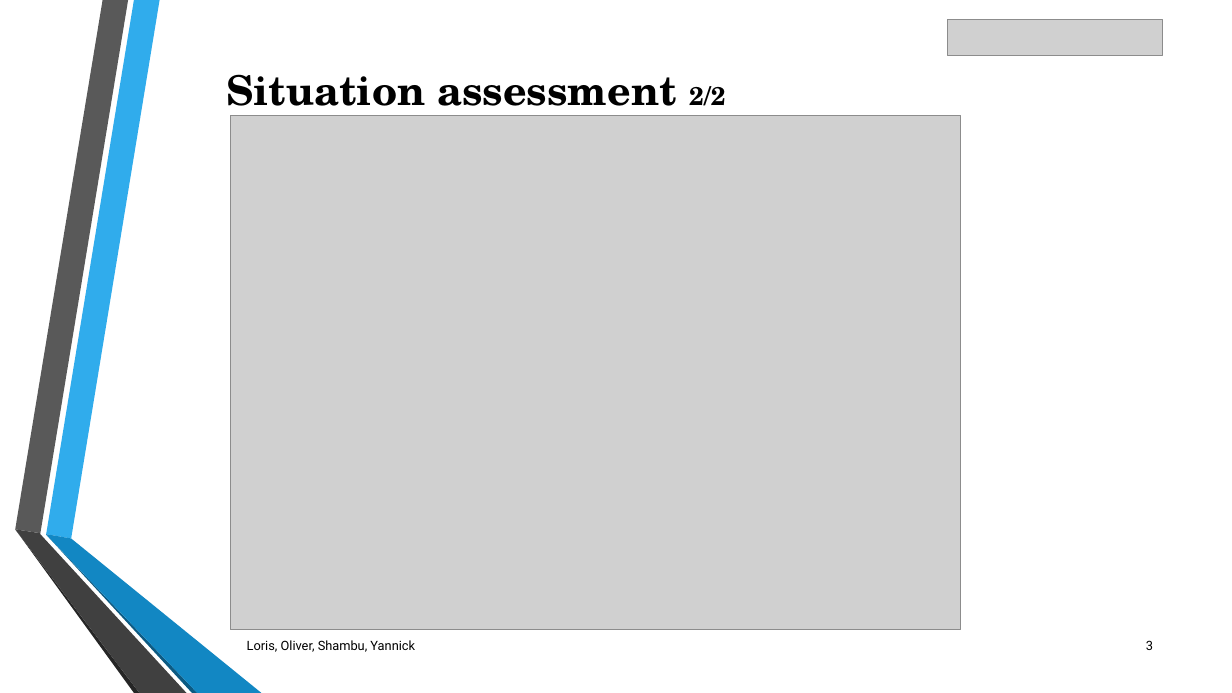
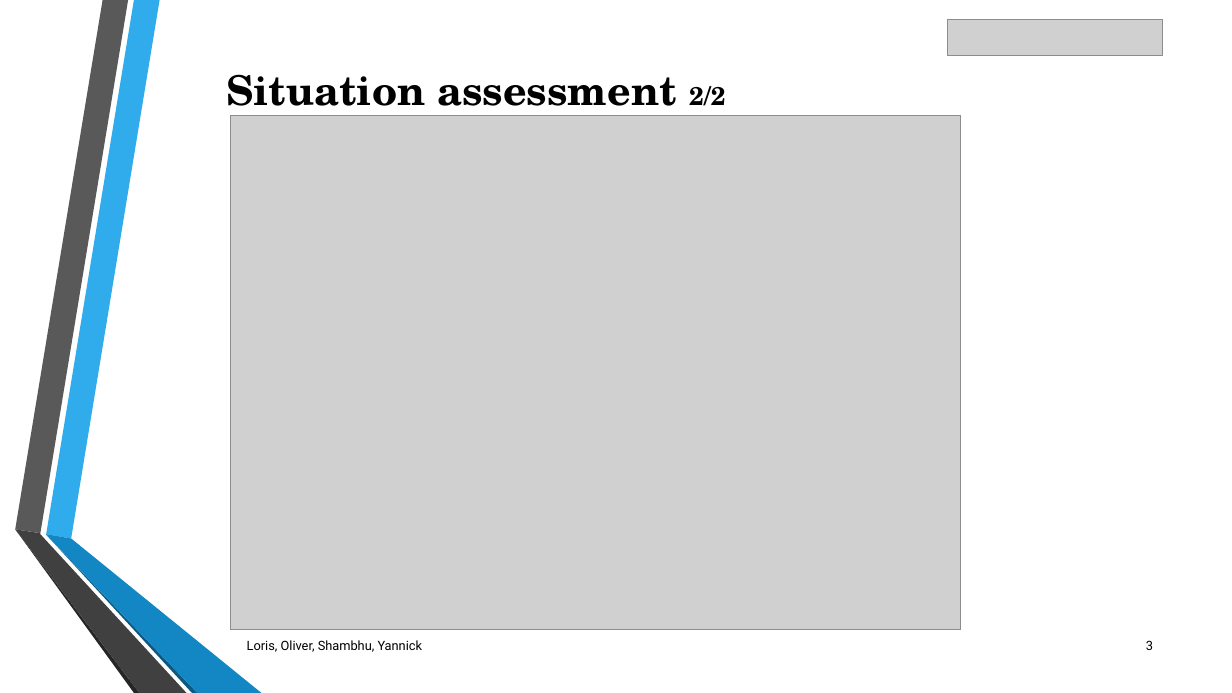
Before and after one commit to DigiBP/digibp-morcote, a slide deck: slide 3 of DBP_Morcote_CC_ClothingCompany.pptx. Drawn at 1232x693 pixels with LibreOffice and Linux fonts; fonts in the diff are those of the drawing; grey boxes stand for pictures. Boxes give left, top, right and bottom in pixels: in the first picture for what was removed or moved away, otherwise in the second. Text is boxed around its words. In the diff, an @@ line names an element or a change of style, - is before the commit and + after.

Commit message:
fixed spelling errors

```diff
--- a/DBP_Morcote_CC_ClothingCompany.pptx
+++ b/DBP_Morcote_CC_ClothingCompany.pptx
@@ text at bbox=[247, 640, 423, 652]: text changed @@
-Loris, Oliver, Shambu, Yannick
+Loris, Oliver, Shambhu, Yannick
```
Also in this commit, not shown: 4 other slides changed, 1 slide added.
